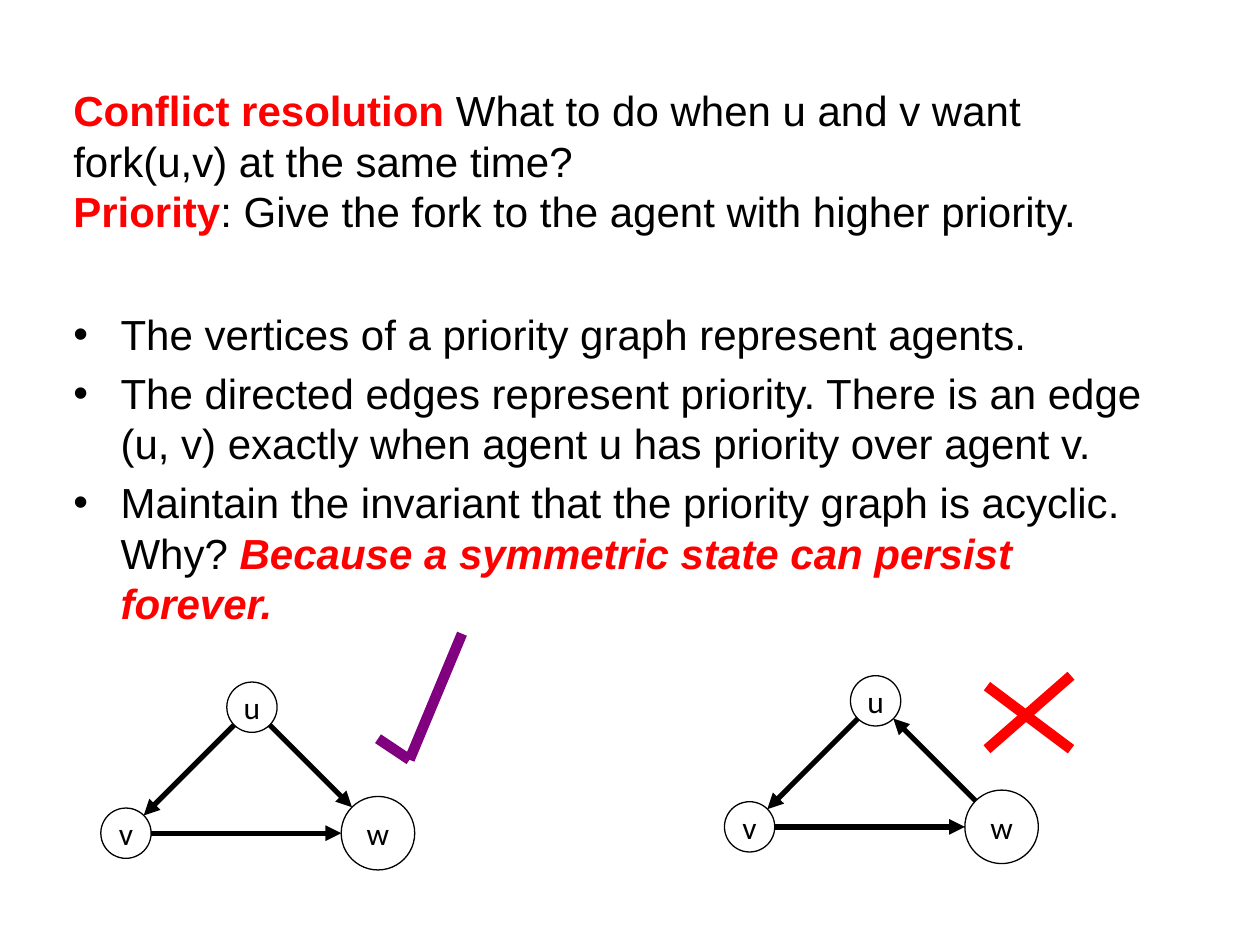
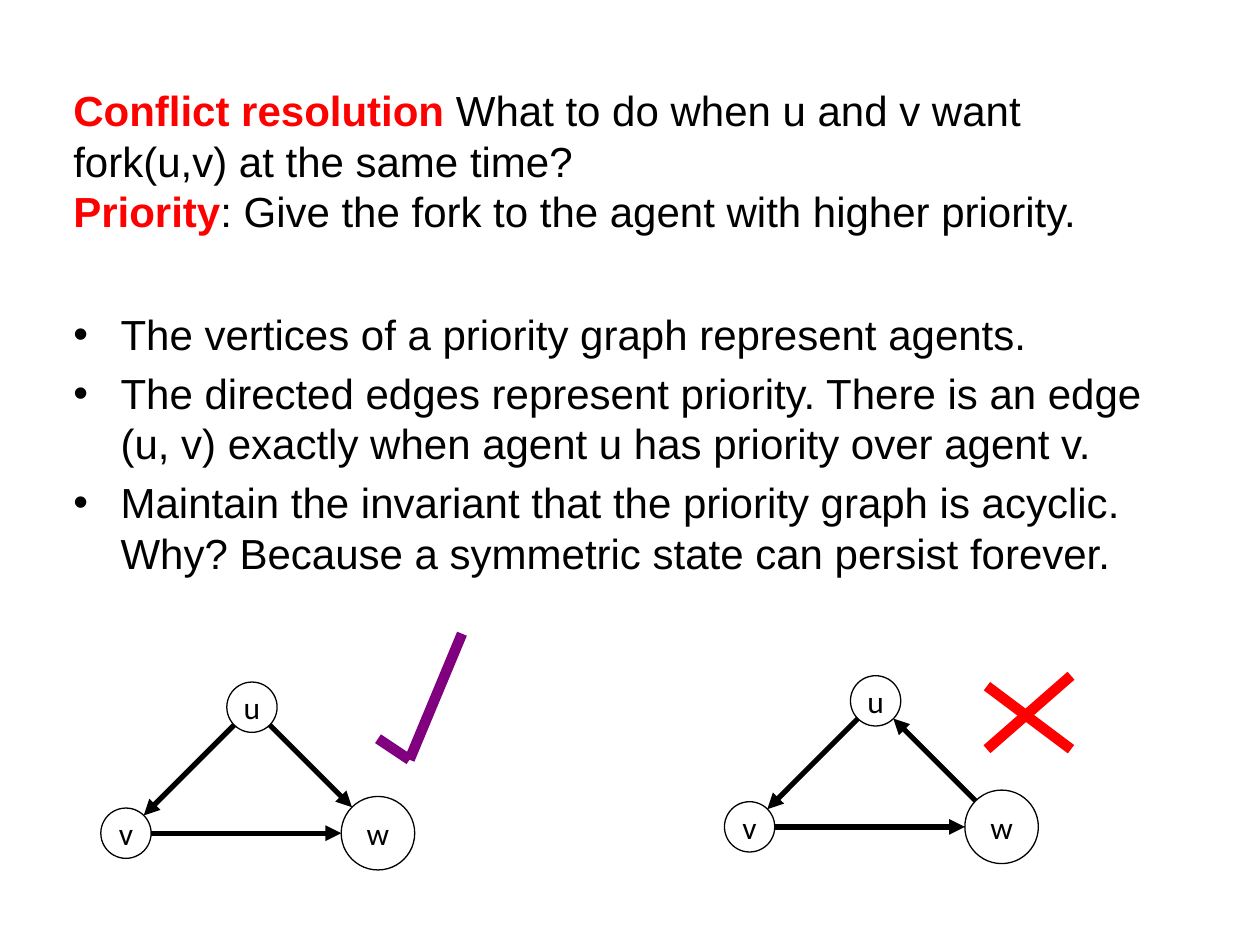
Before and after one commit to kmchandy/kmchandy.github.io, a slide deck: slide 9 of DiningPhilosophers/DiningPhilosophers.pptx (slide 10 before the commit). Drawn at 1260x945 pixels with LibreOffice and Linux fonts; fonts in the diff are those of the drawing. Boxes give left, top, right and bottom in pixels: in the first picture for what was removed or moved away, otherwise in the second. Text is boxed around its words. In the diff, an @@ line names an element or a change of style, - is before the commit and + after.

```diff
--- a/DiningPhilosophers/DiningPhilosophers.pptx
+++ b/DiningPhilosophers/DiningPhilosophers.pptx
@@ text at (121,487,1120,577): text colour #FF0000 to #000000, bold off, italic off in "Because a symmetric state can persist forever." @@
```
Also in this commit, not shown: 11 other slides changed, 3 slides added, 6 slides removed, 29 other files.
